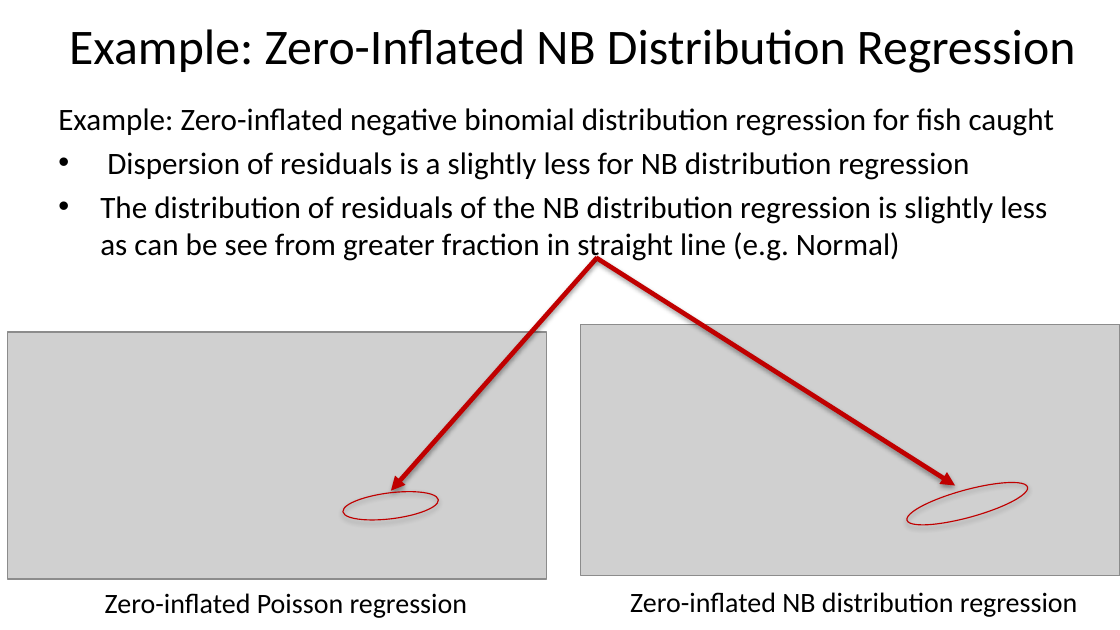
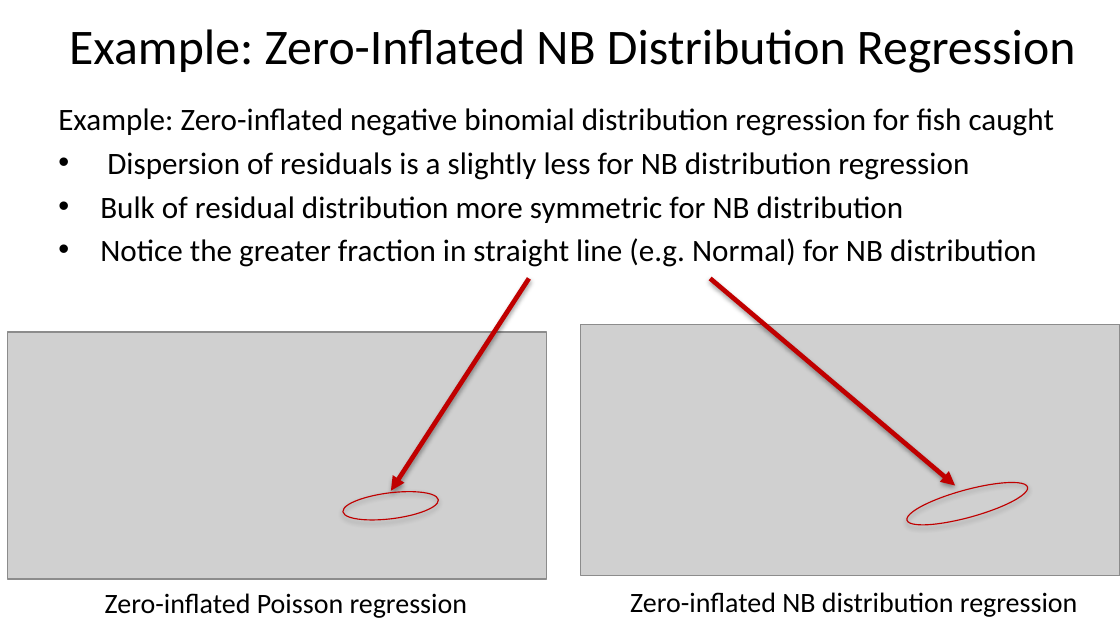
Before and after one commit to StephenElston/CSCI-E-83, a slide deck: slide 32 of LectureSlides/10b_ModelsFor OutliersAndOverdispersion.pptx. Drawn at 1120x630 pixels with LibreOffice and Linux fonts; fonts in the diff are those of the drawing; grey boxes stand for pictures. Boxes give left, top, right and bottom in pixels: in the first picture for what was removed or moved away, otherwise in the second. Text is boxed around its words. In the diff, an @@ line names an element or a change of style, - is before the commit and + after.

```diff
--- a/LectureSlides/10b_ModelsFor OutliersAndOverdispersion.pptx
+++ b/LectureSlides/10b_ModelsFor OutliersAndOverdispersion.pptx
@@ text at [100, 196, 1037, 267]: text changed @@
-• The distribution of residuals of the NB distribution regression is slightly less as can be see from greater fraction in straight line (e.g. Normal)
+• Bulk of residual distribution more symmetric for NB distribution
+• Notice the greater fraction in straight line (e.g. Normal) for NB distribution
@@ arrow moved from (597, 258) - (391, 491) to (529, 279) - (391, 491) @@
@@ arrow moved from (596, 258) - (955, 486) to (710, 279) - (955, 486) @@
```
Also in this commit, not shown: 20 other slides changed, 1 slide added.
